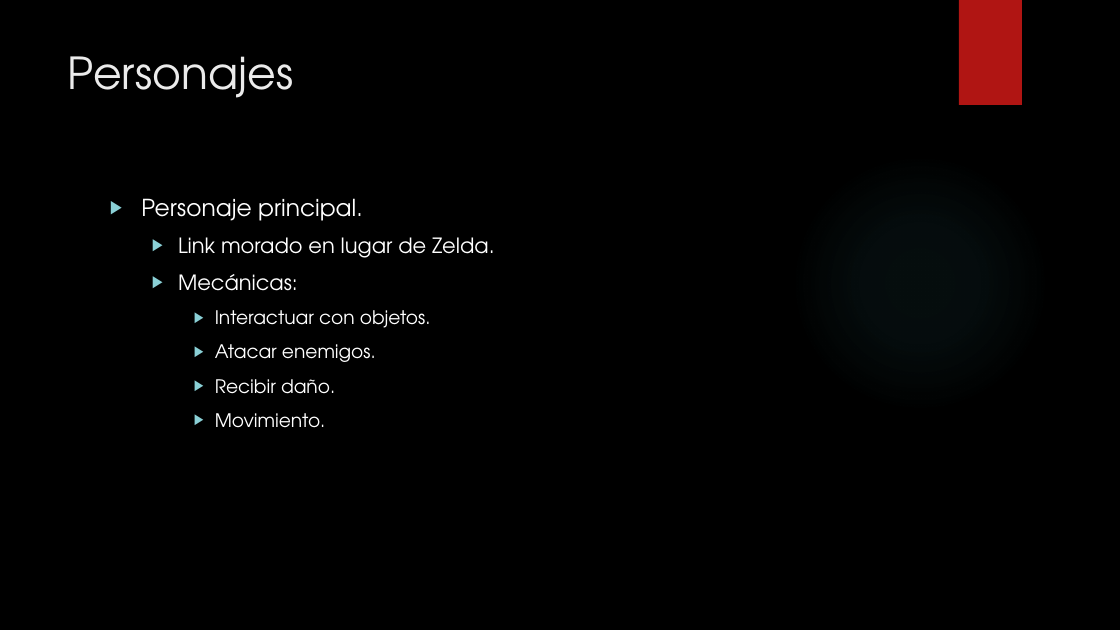
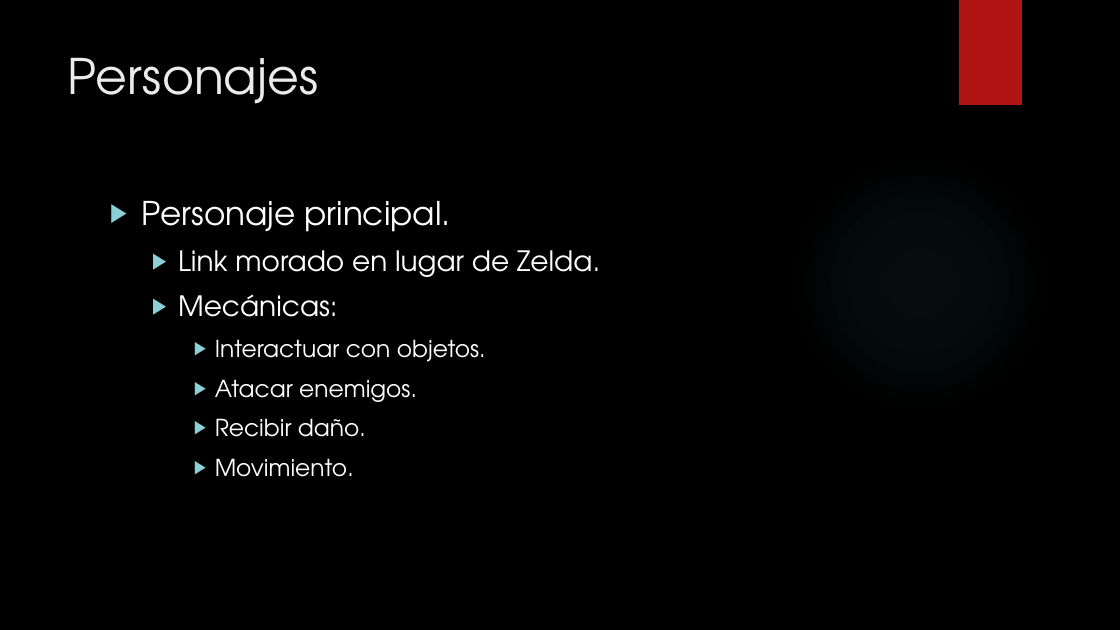
Before and after one commit to Athoka/Link, a slide deck: slide 5 of Presentacion/The Legend of Link.pptx (slide 7 before the commit). Drawn at 1120x630 pixels with LibreOffice and Linux fonts; fonts in the diff are those of the drawing; background and template pictures are left out. Boxes give left, top, right and bottom in pixels: in the first picture for what was removed or moved away, otherwise in the second. Text is boxed around its words. In the diff, an @@ line names an element or a change of style, - is before the commit and + after.

```diff
--- a/Presentacion/The Legend of Link.pptx
+++ b/Presentacion/The Legend of Link.pptx
@@ title "Personajes" at [68, 57, 318, 104]: size 37.8 to 42 pt @@
@@ text "Personaje principal." at [141, 201, 600, 477]: size 20 to 28 pt in "Personaje principal."; size 18 to 24 pt in "Link morado en lugar de Zelda.", "Mecánicas:"; size 16 to 20 pt in "Interactuar con objetos.", "Atacar enemigos.", "Recibir daño.", "Movimiento." @@
```
Also in this commit, not shown: 9 other slides changed, 1 slide added, 3 slides removed.
